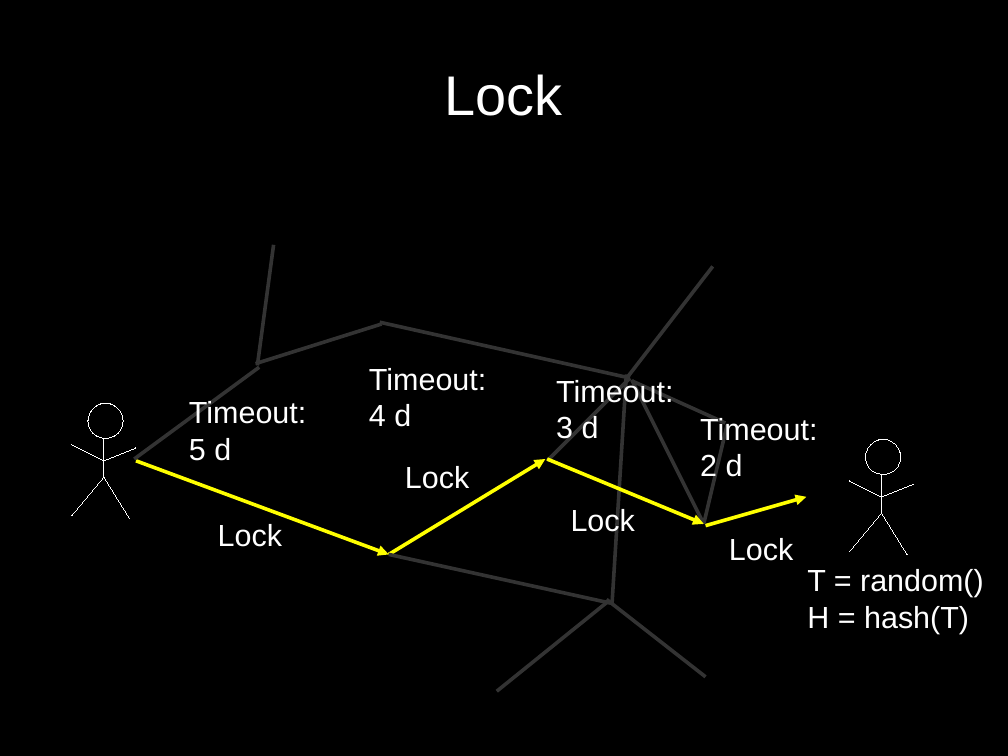
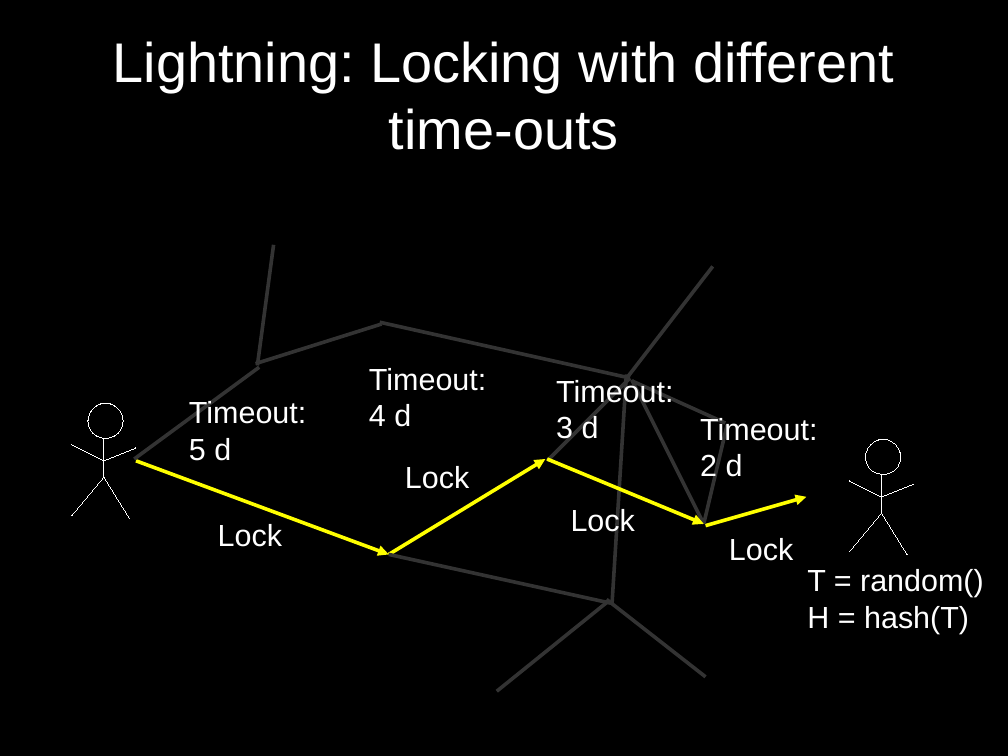
Before and after one commit to cornwarecjp/amiko-pay, a slide deck: slide 12 of doc/lightning-presentation.odp (slide 11 before the commit). Drawn at 1008x756 pixels with LibreOffice and Linux fonts; fonts in the diff are those of the drawing. Boxes give left, top, right and bottom in pixels: in the first picture for what was removed or moved away, otherwise in the second. Text is boxed around its words. In the diff, an @@ line names an element or a change of style, - is before the commit and + after.

```diff
--- a/doc/lightning-presentation.odp
+++ b/doc/lightning-presentation.odp
@@ title at bbox=[113, 41, 894, 150]: text changed @@
-Lock
+Lightning: Locking with different time-outs
```
Also in this commit, not shown: 4 other slides changed, 1 slide added.
